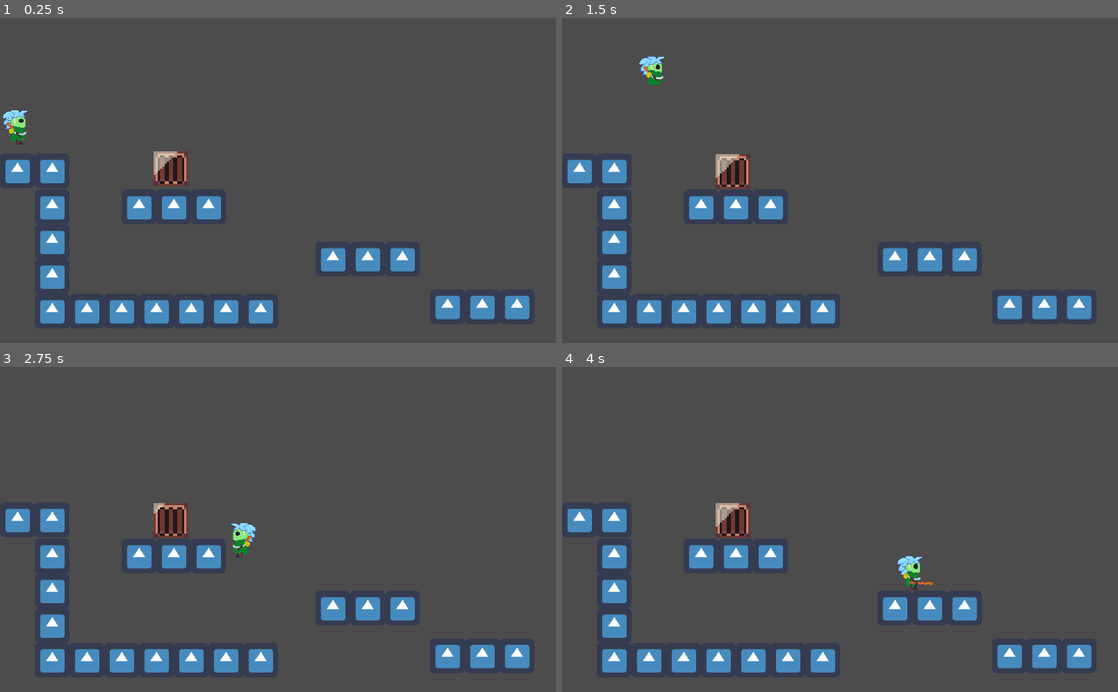
Above: before the commit, frames 1-4 (two rows, left to right).
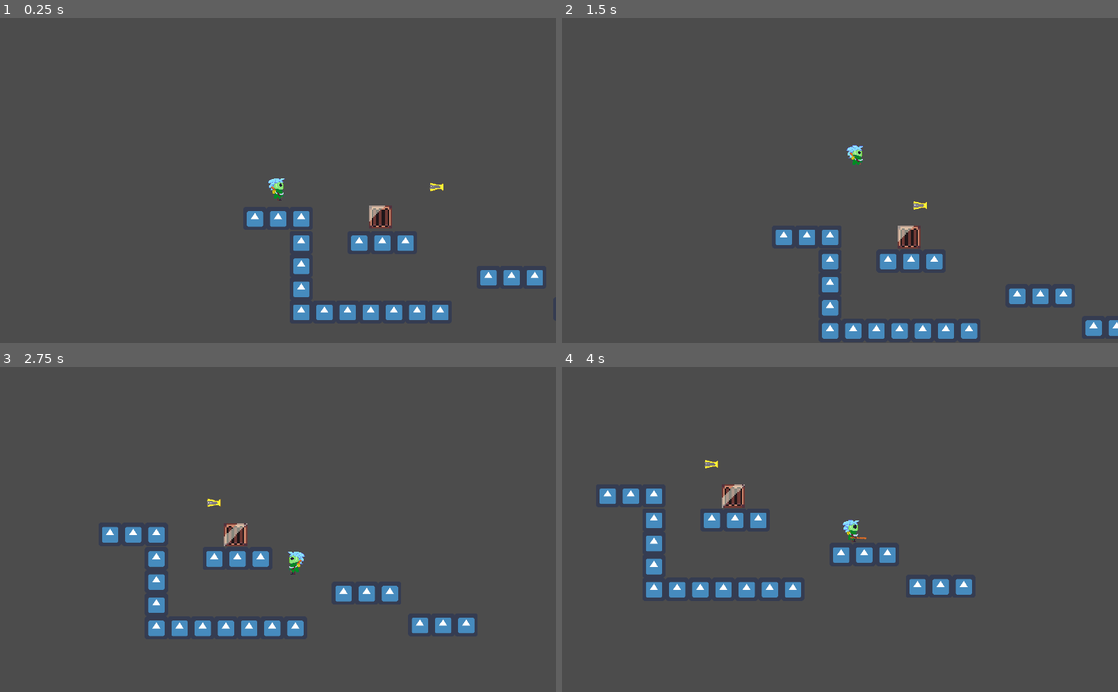
Above: after the commit, the same moments.

Repository: jaspior/bixo
Game: Godot game, scene res://Node2D.tscn
Two runs of this game, one before a commit and one after it. Both use one fixed random seed, a clock stepped at 60 frames per second and the inputs below. The engine's default icon, where the game draws it, is replaced by a stand-in: a white triangle on a blue panel in a dark square.
Inputs:
- Up to frame 1 (0.25 s): no input
- Up to frame 2 (1.5 s): hold Z (attack) 0.53-1.28 s; hold Right (right) from 0.53 s (still down); tap Up (jump) at 0.77, 0.8, 1.07, 1.35 s
- Up to frame 3 (2.75 s): tap Up (jump) at 1.52, 1.82, 2.3 s; tap Z (attack) at 1.55 s; release Right (right) at 2.03 s; hold Left (left) from 2.03 s (still down); hold Z (attack) from 2.03 s (still down)
- Up to frame 4 (4 s): release Left (left) at 2.78 s; release Z (attack) at 2.78 s; hold Right (right) from 2.78 s (still down); tap X (dash) at 2.85 s; tap Up (jump) at 3.02, 3.32, 3.77, 3.8 s; tap Z (attack) at 3.05 s; hold Z (attack) from 3.53 s (still down)

The runs differ from the first frame. In frame 1, 11% of the frame differs, in the area x 0-98%, y 28-95%; in frame 2, 10%; in frame 3, 11%; in frame 4, 11%, in the area x 1-96%, y 28-95%.

Commit message:
bicho

Diff:
--- /dev/null
+++ b/Enemies/Book.gd
@@ -0,0 +1,68 @@
+extends KinematicBody2D
+
+
+var pos := Vector2.ZERO
+var dir := Vector2.LEFT
+var max_dist := 300
+var velocity := 100
+var lives := 2
+var player_pos := Vector2.ZERO
+
+enum states {IDLE, DAMAGE, WAIT, ATTACK}
+var state = states.IDLE
+
+func _ready():
+	pos = global_position
+
+func _process(delta):
+	patrol(delta)
+
+
+
+func patrol(delta):
+	if state == states.IDLE:
+		$AnimatedSprite.play("Idle")
+		var collision = move_and_collide(velocity*dir*delta)
+		if abs(global_position.x - pos.x) > max_dist or collision:
+			dir*=-1
+			$AnimatedSprite.flip_h = !$AnimatedSprite.flip_h
+
+
+
+func _on_HurtBox_area_entered(area):
+	if area.is_in_group("attack"):
+		hurt()
+
+
+func hurt():
+	var last_State = state
+	state = states.DAMAGE
+	lives -= 1
+	move_and_collide(-velocity*dir/10)
+	state = last_State
+	if lives <= 0:
+		queue_free()
+
+
+func _on_DetectPlayer_body_entered(body):
+	if body.name == "Player":
+		state = states.WAIT
+		$Timer.start()
+		player_pos = body.global_position
+		$DetectPlayer/CollisionShape2D.disabled = true
+
+
+func _on_Timer_timeout():
+	state = states.ATTACK
+	var dir_attack = Vector2.LEFT
+	$AnimatedSprite.play("Attack")
+	if player_pos.x < global_position.x:
+		$AnimatedSprite.flip_h = false
+		dir_attack*=1
+	if player_pos.x > global_position.x:
+		$AnimatedSprite.flip_h = true
+		dir_attack*=-1
+
+	move_and_collide(dir_attack*500)
+	$DetectPlayer/CollisionShape2D.disabled = false
+	state = states.IDLE
--- /dev/null
+++ b/Enemies/Book.tscn
@@ -0,0 +1,97 @@
+[gd_scene load_steps=18 format=2]
+
+[ext_resource path="res://Sprites/book/book_monste_idler.png" type="Texture" id=1]
+[ext_resource path="res://Enemies/Book.gd" type="Script" id=2]
+[ext_resource path="res://Sprites/book/book_monste_attack.png" type="Texture" id=3]
+
+[sub_resource type="AtlasTexture" id=1]
+atlas = ExtResource( 1 )
+region = Rect2( 0, 0, 64, 48 )
+
+[sub_resource type="AtlasTexture" id=2]
+atlas = ExtResource( 1 )
+region = Rect2( 64, 0, 64, 48 )
+
+[sub_resource type="AtlasTexture" id=7]
+atlas = ExtResource( 3 )
+region = Rect2( 0, 0, 64, 48 )
+
+[sub_resource type="AtlasTexture" id=8]
+atlas = ExtResource( 3 )
+region = Rect2( 64, 0, 64, 48 )
+
+[sub_resource type="AtlasTexture" id=9]
+atlas = ExtResource( 3 )
+region = Rect2( 128, 0, 64, 48 )
+
+[sub_resource type="AtlasTexture" id=10]
+atlas = ExtResource( 3 )
+region = Rect2( 192, 0, 64, 48 )
+
+[sub_resource type="AtlasTexture" id=11]
+atlas = ExtResource( 3 )
+region = Rect2( 256, 0, 64, 48 )
+
+[sub_resource type="AtlasTexture" id=12]
+atlas = ExtResource( 3 )
+region = Rect2( 320, 0, 64, 48 )
+
+[sub_resource type="AtlasTexture" id=13]
+atlas = ExtResource( 3 )
+region = Rect2( 384, 0, 64, 48 )
+
+[sub_resource type="AtlasTexture" id=14]
+atlas = ExtResource( 3 )
+region = Rect2( 448, 0, 64, 48 )
+
+[sub_resource type="SpriteFrames" id=3]
+animations = [ {
+"frames": [ SubResource( 1 ), SubResource( 2 ) ],
+"loop": true,
+"name": "Idle",
+"speed": 5.0
+}, {
+"frames": [ SubResource( 7 ), SubResource( 8 ), SubResource( 9 ), SubResource( 10 ), SubResource( 11 ), SubResource( 12 ), SubResource( 13 ), SubResource( 14 ) ],
+"loop": true,
+"name": "Attack",
+"speed": 10.0
+} ]
+
+[sub_resource type="CircleShape2D" id=4]
+radius = 16.0
+
+[sub_resource type="RectangleShape2D" id=5]
+extents = Vector2( 26, 16 )
+
+[sub_resource type="RectangleShape2D" id=6]
+extents = Vector2( 191, 10 )
+
+[node name="Book" type="KinematicBody2D"]
+script = ExtResource( 2 )
+
+[node name="AnimatedSprite" type="AnimatedSprite" parent="."]
+frames = SubResource( 3 )
+animation = "Attack"
+frame = 7
+playing = true
+
+[node name="CollisionShape2D" type="CollisionShape2D" parent="."]
+shape = SubResource( 4 )
+
+[node name="HurtBox" type="Area2D" parent="."]
+
+[node name="CollisionShape2D" type="CollisionShape2D" parent="HurtBox"]
+shape = SubResource( 5 )
+
+[node name="DetectPlayer" type="Area2D" parent="."]
+
+[node name="CollisionShape2D" type="CollisionShape2D" parent="DetectPlayer"]
+shape = SubResource( 6 )
+
+[node name="Timer" type="Timer" parent="."]
+wait_time = 3.0
+one_shot = true
+
+[connection signal="area_entered" from="HurtBox" to="." method="_on_HurtBox_area_entered"]
+[connection signal="body_entered" from="DetectPlayer" to="." method="_on_DetectPlayer_body_entered"]
+[connection signal="timeout" from="Timer" to="." method="_on_Timer_timeout"]
--- a/Maps/Map1.tscn
+++ b/Maps/Map1.tscn
@@ -42,10 +42,6 @@
 position = Vector2( 36, 469 )
 friction = 0.1
 
-[node name="Camera2D" type="Camera2D" parent="Player"]
-offset = Vector2( 0, -180 )
-current = true
-
 [node name="Label" type="Label" parent="."]
 margin_right = 40.0
 margin_bottom = 14.0
--- a/Node2D.tscn
+++ b/Node2D.tscn
@@ -1,8 +1,9 @@
-[gd_scene load_steps=5 format=2]
+[gd_scene load_steps=6 format=2]
 
 [ext_resource path="res://icon.png" type="Texture" id=1]
 [ext_resource path="res://Player/Player.tscn" type="PackedScene" id=2]
 [ext_resource path="res://Objects/Box.tscn" type="PackedScene" id=3]
+[ext_resource path="res://Enemies/Book.tscn" type="PackedScene" id=4]
 
 [sub_resource type="RectangleShape2D" id=1]
 extents = Vector2( 33, 34 )
@@ -280,3 +281,6 @@
 
 [node name="Box" parent="." instance=ExtResource( 3 )]
 position = Vector2( 315, 275 )
+
+[node name="Book" parent="." instance=ExtResource( 4 )]
+position = Vector2( 496, 195 )
--- a/Objects/Box.tscn
+++ b/Objects/Box.tscn
@@ -8,6 +8,30 @@
 
 [sub_resource type="RectangleShape2D" id=21]
 extents = Vector2( 33, 32 )
+
+[sub_resource type="AtlasTexture" id=1]
+atlas = ExtResource( 1 )
+region = Rect2( 0, 0, 16, 16 )
+
+[sub_resource type="AtlasTexture" id=2]
+atlas = ExtResource( 1 )
+region = Rect2( 16, 0, 16, 16 )
+
+[sub_resource type="AtlasTexture" id=3]
+atlas = ExtResource( 1 )
+region = Rect2( 32, 0, 16, 16 )
+
+[sub_resource type="AtlasTexture" id=4]
+atlas = ExtResource( 1 )
+region = Rect2( 48, 0, 16, 16 )
+
+[sub_resource type="AtlasTexture" id=5]
+atlas = ExtResource( 1 )
+region = Rect2( 0, 16, 16, 16 )
+
+[sub_resource type="AtlasTexture" id=6]
+atlas = ExtResource( 1 )
+region = Rect2( 16, 16, 16, 16 )
 
 [sub_resource type="AtlasTexture" id=9]
 atlas = ExtResource( 1 )
@@ -57,32 +81,13 @@
 atlas = ExtResource( 1 )
 region = Rect2( 0, 64, 16, 16 )
 
-[sub_resource type="AtlasTexture" id=1]
-atlas = ExtResource( 1 )
-region = Rect2( 0, 0, 16, 16 )
-
-[sub_resource type="AtlasTexture" id=2]
-atlas = ExtResource( 1 )
-region = Rect2( 16, 0, 16, 16 )
-
-[sub_resource type="AtlasTexture" id=3]
-atlas = ExtResource( 1 )
-region = Rect2( 32, 0, 16, 16 )
-
-[sub_resource type="AtlasTexture" id=4]
-atlas = ExtResource( 1 )
-region = Rect2( 48, 0, 16, 16 )
-
-[sub_resource type="AtlasTexture" id=5]
-atlas = ExtResource( 1 )
-region = Rect2( 0, 16, 16, 16 )
-
-[sub_resource type="AtlasTexture" id=6]
-atlas = ExtResource( 1 )
-region = Rect2( 16, 16, 16, 16 )
-
 [sub_resource type="SpriteFrames" id=7]
 animations = [ {
+"frames": [ SubResource( 1 ), SubResource( 2 ), SubResource( 3 ), SubResource( 4 ), SubResource( 5 ), SubResource( 6 ) ],
+"loop": true,
+"name": "Idle",
+"speed": 10.0
+}, {
 "frames": [ SubResource( 9 ), SubResource( 10 ), SubResource( 11 ), SubResource( 12 ), SubResource( 13 ), SubResource( 14 ), SubResource( 15 ), SubResource( 16 ) ],
 "loop": false,
 "name": "Break",
@@ -92,11 +97,6 @@
 "loop": false,
 "name": "Damage",
 "speed": 15.0
-}, {
-"frames": [ SubResource( 1 ), SubResource( 2 ), SubResource( 3 ), SubResource( 4 ), SubResource( 5 ), SubResource( 6 ) ],
-"loop": true,
-"name": "Idle",
-"speed": 10.0
 } ]
 
 [node name="Box" type="RigidBody2D" groups=["movable"]]
--- a/Player/Player.tscn
+++ b/Player/Player.tscn
@@ -26,6 +26,18 @@
 atlas = ExtResource( 3 )
 region = Rect2( 96, 0, 96, 64 )
 
+[sub_resource type="AtlasTexture" id=15]
+atlas = ExtResource( 8 )
+region = Rect2( 0, 0, 96, 64 )
+
+[sub_resource type="AtlasTexture" id=16]
+atlas = ExtResource( 8 )
+region = Rect2( 96, 0, 96, 64 )
+
+[sub_resource type="AtlasTexture" id=17]
+atlas = ExtResource( 8 )
+region = Rect2( 192, 0, 96, 64 )
+
 [sub_resource type="AtlasTexture" id=18]
 atlas = ExtResource( 7 )
 region = Rect2( 0, 0, 96, 64 )
@@ -41,26 +53,6 @@
 [sub_resource type="AtlasTexture" id=21]
 atlas = ExtResource( 7 )
 region = Rect2( 288, 0, 96, 64 )
-
-[sub_resource type="AtlasTexture" id=15]
-atlas = ExtResource( 8 )
-region = Rect2( 0, 0, 96, 64 )
-
-[sub_resource type="AtlasTexture" id=16]
-atlas = ExtResource( 8 )
-region = Rect2( 96, 0, 96, 64 )
-
-[sub_resource type="AtlasTexture" id=17]
-atlas = ExtResource( 8 )
-region = Rect2( 192, 0, 96, 64 )
-
-[sub_resource type="AtlasTexture" id=9]
-atlas = ExtResource( 4 )
-region = Rect2( 0, 0, 96, 64 )
-
-[sub_resource type="AtlasTexture" id=10]
-atlas = ExtResource( 4 )
-region = Rect2( 96, 0, 96, 64 )
 
 [sub_resource type="AtlasTexture" id=5]
 atlas = ExtResource( 5 )
@@ -86,6 +78,14 @@
 atlas = ExtResource( 9 )
 region = Rect2( 288, 0, 96, 64 )
 
+[sub_resource type="AtlasTexture" id=9]
+atlas = ExtResource( 4 )
+region = Rect2( 0, 0, 96, 64 )
+
+[sub_resource type="AtlasTexture" id=10]
+atlas = ExtResource( 4 )
+region = Rect2( 96, 0, 96, 64 )
+
 [sub_resource type="SpriteFrames" id=4]
 animations = [ {
 "frames": [ SubResource( 2 ), SubResource( 3 ) ],
@@ -98,19 +98,19 @@
 "name": "Jump",
 "speed": 5.0
 }, {
+"frames": [ SubResource( 15 ), SubResource( 16 ), SubResource( 17 ) ],
+"loop": false,
+"name": "Attack2",
+"speed": 10.0
+}, {
 "frames": [ SubResource( 18 ), SubResource( 19 ), SubResource( 20 ), SubResource( 21 ) ],
 "loop": false,
 "name": "Attack1",
 "speed": 10.0
 }, {
-"frames": [ SubResource( 15 ), SubResource( 16 ), SubResource( 17 ) ],
-"loop": false,
-"name": "Attack2",
-"speed": 10.0
-}, {
-"frames": [ SubResource( 9 ), SubResource( 10 ) ],
+"frames": [ ExtResource( 6 ) ],
 "loop": true,
-"name": "Wall",
+"name": "Fall",
 "speed": 5.0
 }, {
 "frames": [ SubResource( 5 ), SubResource( 6 ) ],
@@ -123,9 +123,9 @@
 "name": "Attack3",
 "speed": 10.0
 }, {
-"frames": [ ExtResource( 6 ) ],
+"frames": [ SubResource( 9 ), SubResource( 10 ) ],
 "loop": true,
-"name": "Fall",
+"name": "Wall",
 "speed": 5.0
 } ]
 
@@ -184,5 +184,10 @@
 shape = SubResource( 24 )
 disabled = true
 
+[node name="Camera2D" type="Camera2D" parent="."]
+current = true
+zoom = Vector2( 1.5, 1.5 )
+smoothing_enabled = true
+
 [connection signal="timeout" from="CoyoteJump" to="." method="_on_CoyoteJump_timeout"]
 [connection signal="timeout" from="ComboTimer" to="." method="_on_ComboTimer_timeout"]
--- a/Scripts/Map_generator.gd
+++ b/Scripts/Map_generator.gd
@@ -5,6 +5,7 @@
 
 func _ready():
 	for i in len(maps):
-		var map = maps[i].instance()
+		var index = randi() % 2
+		var map = maps[index].instance()
 		map.global_position = global_position + Vector2( (i+1) * 1024 , 0 )
 		add_child(map)
--- a/Scripts/Player.gd
+++ b/Scripts/Player.gd
@@ -13,6 +13,7 @@
 var combo_counter := 0
 export var push := 300
 export var jump_speedy := 500
+var jumps := 0
 
 func _ready():
 	set_animation()
@@ -150,9 +151,10 @@
 
 func jump():
 	if Input.is_action_just_pressed("jump") and canJump and state != states.ATTACK:
-		velocity.y -= jump_speedy
+		#velocity.y -= jump_speedy
+		velocity.y = -jump_speedy ##desse jeito sempre pula alto, gravidade n interdere tanto
 		state = states.JUMP
-
+		jumps+=1
 
 func apply_gravity(delta):
 	if not is_on_floor():
@@ -175,8 +177,9 @@
 	if velocity.y > 0 and state != states.ATTACK:
 		state = states.FALLING
 	if is_on_floor():
+		jumps = 0
 		canJump = true
-	elif canJump and $CoyoteJump.is_stopped():
+	elif canJump and $CoyoteJump.is_stopped() and jumps >= 2:
 		$CoyoteJump.start()
 
 func _on_CoyoteJump_timeout():
Binary file added: Sprites/book/book_monste_attack.png
Not shown, added: Sprites/book/book_monste_attack.png.import
Binary file added: Sprites/book/book_monste_idler.png
Not shown, added: Sprites/book/book_monste_idler.png.import
Binary file added: Sprites/book/book_monster.png
Not shown, added: Sprites/book/book_monster.png.import
